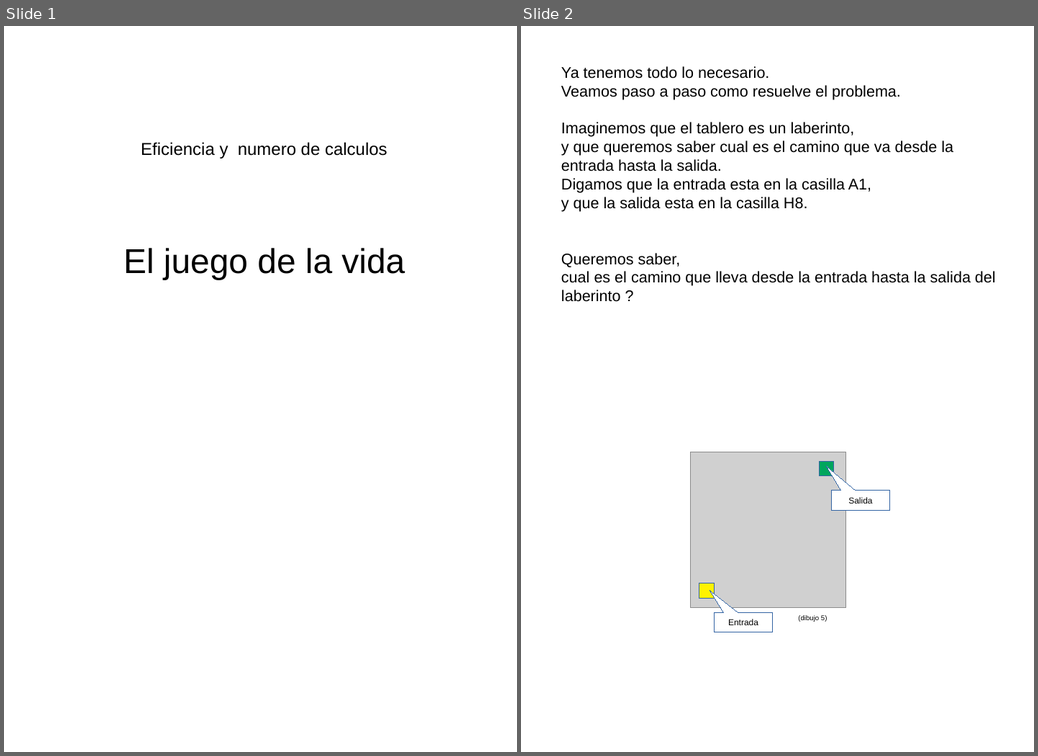
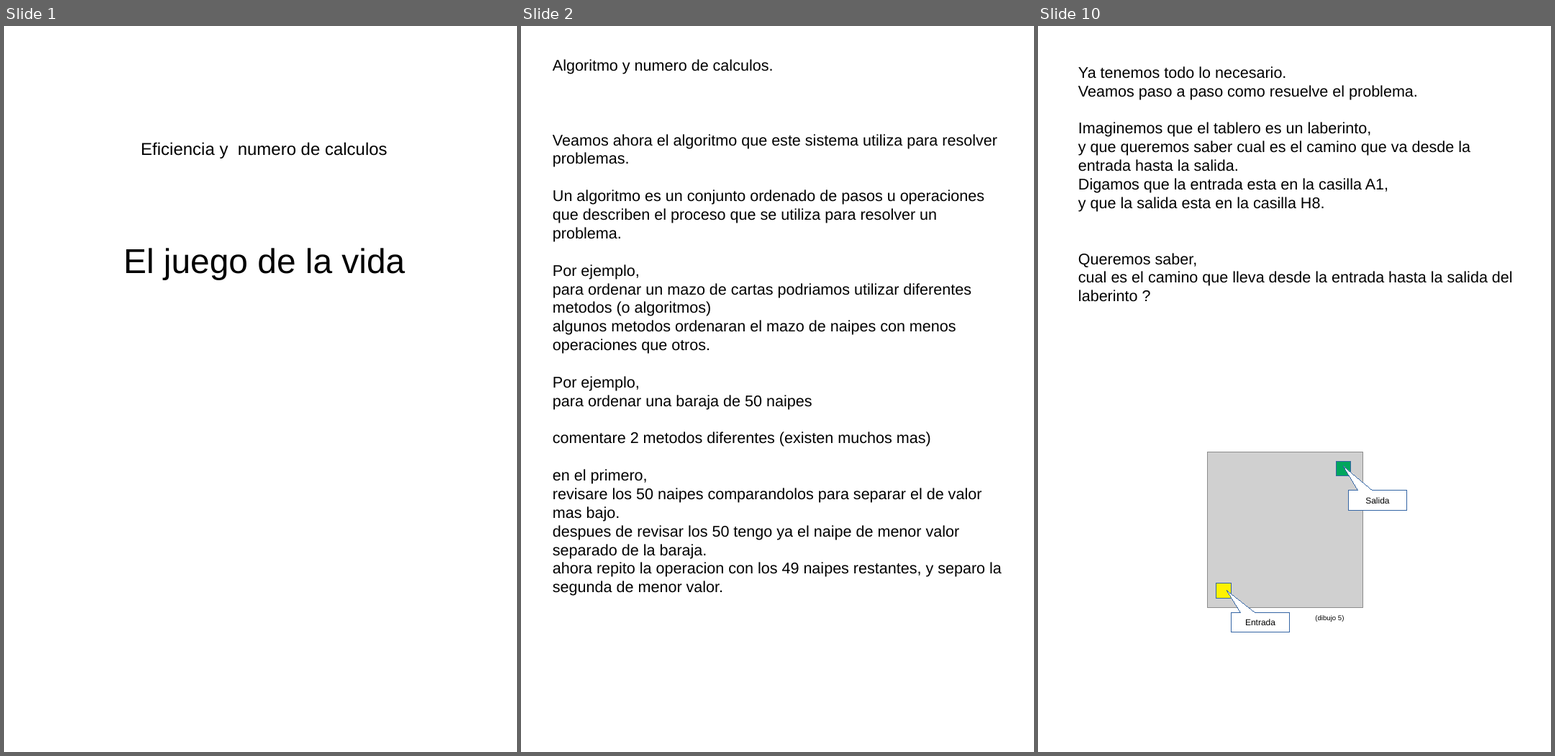
Before and after one commit to fabhrius/La-Cosa, a slide deck: capitulos/Eficiencia y numero de calculos/Eficiencia y numero de calculos.odp. Shown side by side, each under a label of ours: slides 1 and 2 before the commit, slides 1, 2 and 10 after it; the slides between them are not shown. The pictures are 1038x756 and 1555x756 pixels, drawn with LibreOffice and Linux fonts; fonts in the diff are those of the drawing; grey boxes stand for pictures. Boxes give left, top, right and bottom in pixels: in the first picture for what was removed or moved away, otherwise in the second. Text is boxed around its words. In the diff, an @@ line names an element or a change of style, - is before the commit and + after.

Commit message:
Eficiencia y numero de calculos - borrador

```diff
--- a/capitulos/Eficiencia y numero de calculos/Eficiencia y numero de calculos.odp
+++ b/capitulos/Eficiencia y numero de calculos/Eficiencia y numero de calculos.odp
@@ slide 2 added at (x1=521, y1=26, x2=1034, y2=752), background #FFFFFF @@
@@ text added at (x1=553, y1=59, x2=1002, y2=596), 18 pt, text #000000 @@
+Algoritmo y numero de calculos.
+Veamos ahora el algoritmo que este sistema utiliza para resolver problemas.
+Un algoritmo es un conjunto ordenado de pasos u operaciones que describen el proceso que se utiliza para resolver un problema.
+Por ejemplo,
+para ordenar un mazo de cartas podriamos utilizar diferentes metodos (o algoritmos)
+algunos metodos ordenaran el mazo de naipes con menos operaciones que otros.
+Por ejemplo,
+para ordenar una baraja de 50 naipes
+comentare 2 metodos diferentes (existen muchos mas)
+en el primero,
+revisare los 50 naipes comparandolos para separar el de valor mas bajo.
+despues de revisar los 50 tengo ya el naipe de menor valor separado de la baraja.
+ahora repito la operacion con los 49 naipes restantes, y separo la segunda de menor valor.
@@ what was slide 2 is now slide 10 @@
```
Also in this commit, not shown: 7 other slides added, 7 other files.
